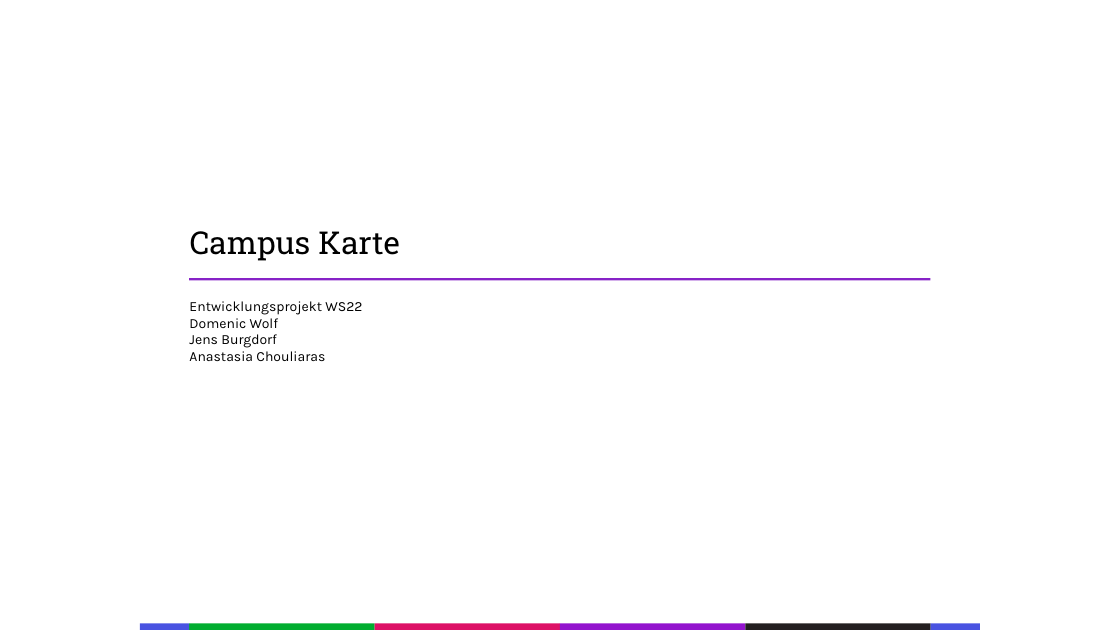
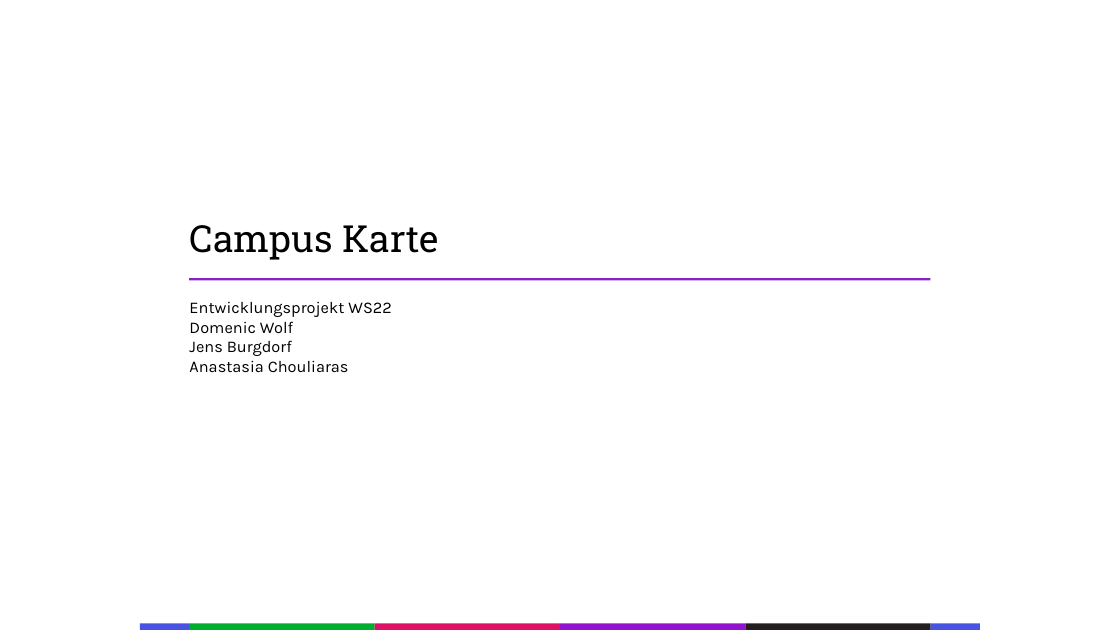
Before and after one commit to Splashpixx/EPW2122ChouliarasBurgdorfWolf, a slide deck: slide 1 of Audit-1/WS2122_ChouliarasBurgdorfWolf_Audit1.pptx. Drawn at 1120x630 pixels with LibreOffice and Linux fonts; fonts in the diff are those of the drawing. Boxes give left, top, right and bottom in pixels: in the first picture for what was removed or moved away, otherwise in the second. Text is boxed around its words. In the diff, an @@ line names an element or a change of style, - is before the commit and + after.

```diff
--- a/Audit-1/WS2122_ChouliarasBurgdorfWolf_Audit1.pptx
+++ b/Audit-1/WS2122_ChouliarasBurgdorfWolf_Audit1.pptx
@@ text "Campus Karte" at (x1=190, y1=225, x2=439, y2=260): size 27 to 32 pt @@
@@ text "Entwicklungsprojekt WS22" at (x1=189, y1=302, x2=391, y2=372): size 11.9 to 14 pt @@
```
Also in this commit, not shown: 2 other files.
